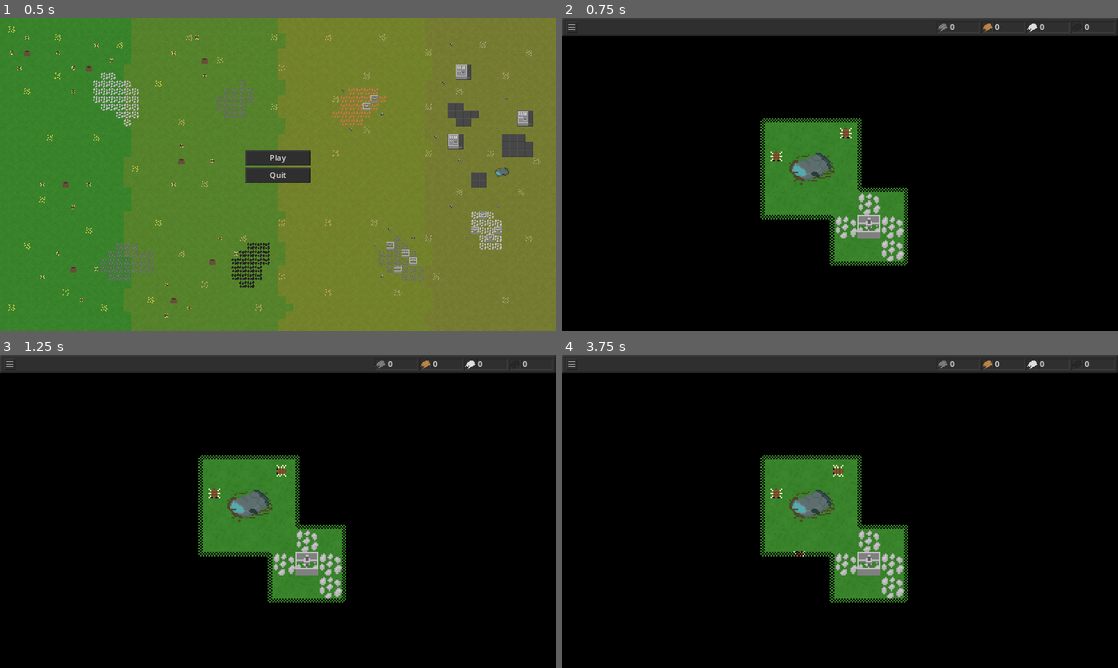
Above: before the commit, frames 1-4 (two rows, left to right).
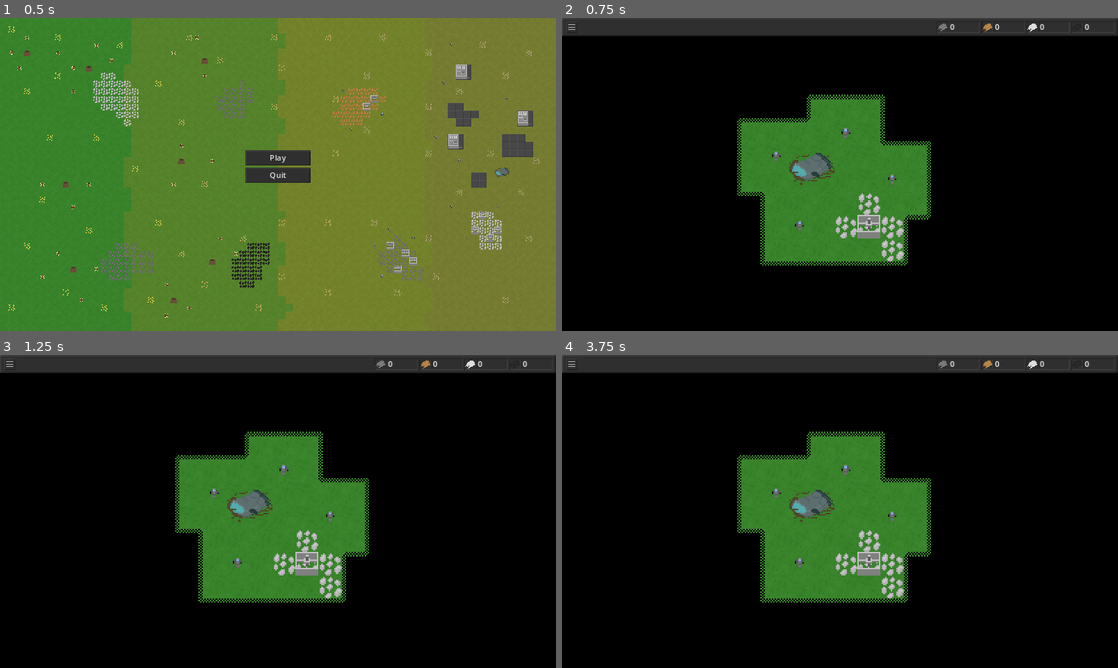
Above: after the commit, the same moments.

Repository: wssuomi/pirate-jam-14
Game: Godot game, scene res://scenes/main_menu.tscn
Same seed, same stepped clock (60 frames per second), same inputs: the game is played once before the commit and once after it.
Inputs (mouse positions are in pixels of both pictures, inside the frame that each line leads up to):
- Up to frame 1 (0.5 s): no input
- Up to frame 2 (0.75 s): click "Play" at 0.5 s
- Up to frame 3 (1.25 s): no input
- Up to frame 4 (3.75 s): click (573, 364) at 1.25 s; click "Main Menu" at 2 s; click "Play" at 2.75 s; tap Enter at 3.5 s; move the mouse to (962, 495) at 3.52 s; hold Right mouse button (erase_tile) from 3.53 s (still down); click (962, 495) at 3.67 s

Frame 1 is identical in both runs. In frame 2, 6.5% of the frame differs, in the area x 31-67%, y 24-80%; in frame 3, 6.5%; in frame 4, 6.5%.

Commit message:
removed debug stuff

Diff:
--- a/scripts/Game.gd
+++ b/scripts/Game.gd
@@ -157,10 +157,8 @@
 		spawn_enemy(Enemies.Nest, n)
 	for b in start_bugs:
 		spawn_enemy(Enemies.Bug, b)
-	#for u in start_units:
-		#spawn_unit(Units.Infantry, u)
 	for u in start_units:
-		spawn_enemy(Enemies.Bug, u)
+		spawn_unit(Units.Infantry, u)
 	ship.try_create_building(Buildings.Drill, Vector2i(35,35), true)
 
 func draw_map_tiles() -> void:
--- a/scripts/bug.gd
+++ b/scripts/bug.gd
@@ -142,7 +142,9 @@
 				else:
 					attack_target = Vector2i(-1,-1)
 					play_idle()
-				break
+				return
+		attack_target = Vector2i(-1,-1)
+		play_idle()
 
 func _on_attack_timer_timeout():
 	attack()
--- a/scripts/ship.gd
+++ b/scripts/ship.gd
@@ -111,7 +111,6 @@
 	return true
 
 func create_ship(pos, building_type, building):
-	print(pos)
 	var required_offsets = tile_requirements[building_type]
 	var building_pos = []
 	for tile_offset in required_offsets:
@@ -123,7 +122,6 @@
 		main.clear_fog_around_pos(tile.grid_position)
 		main.map.set_cell(building_layer, tile.grid_position, 0, tile.building_sprite)
 	main.buildings[building_pos] = building
-	print(main.buildings.find_key(self))
 
 func able_to_build(building_type, pos: Vector2i, ignore_fog=false):
 	if not (pos.x >= 0 and pos.x < main.GRID_WIDTH and pos.y >= 0 and pos.y < main.GRID_HEIGHT):
